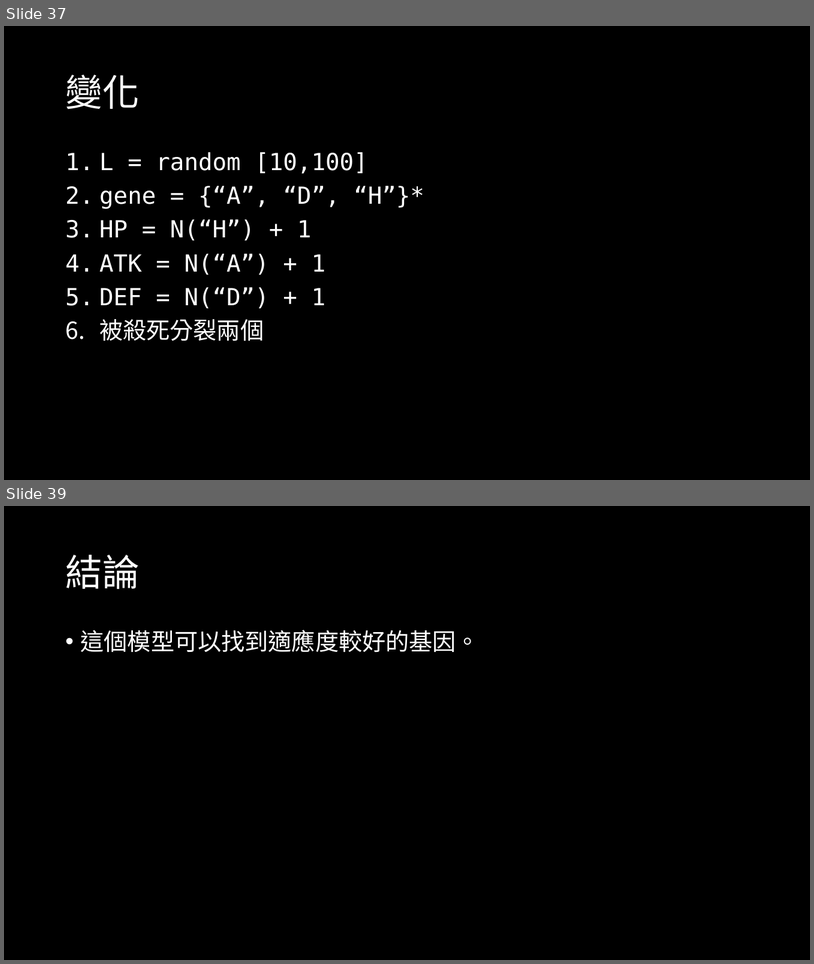
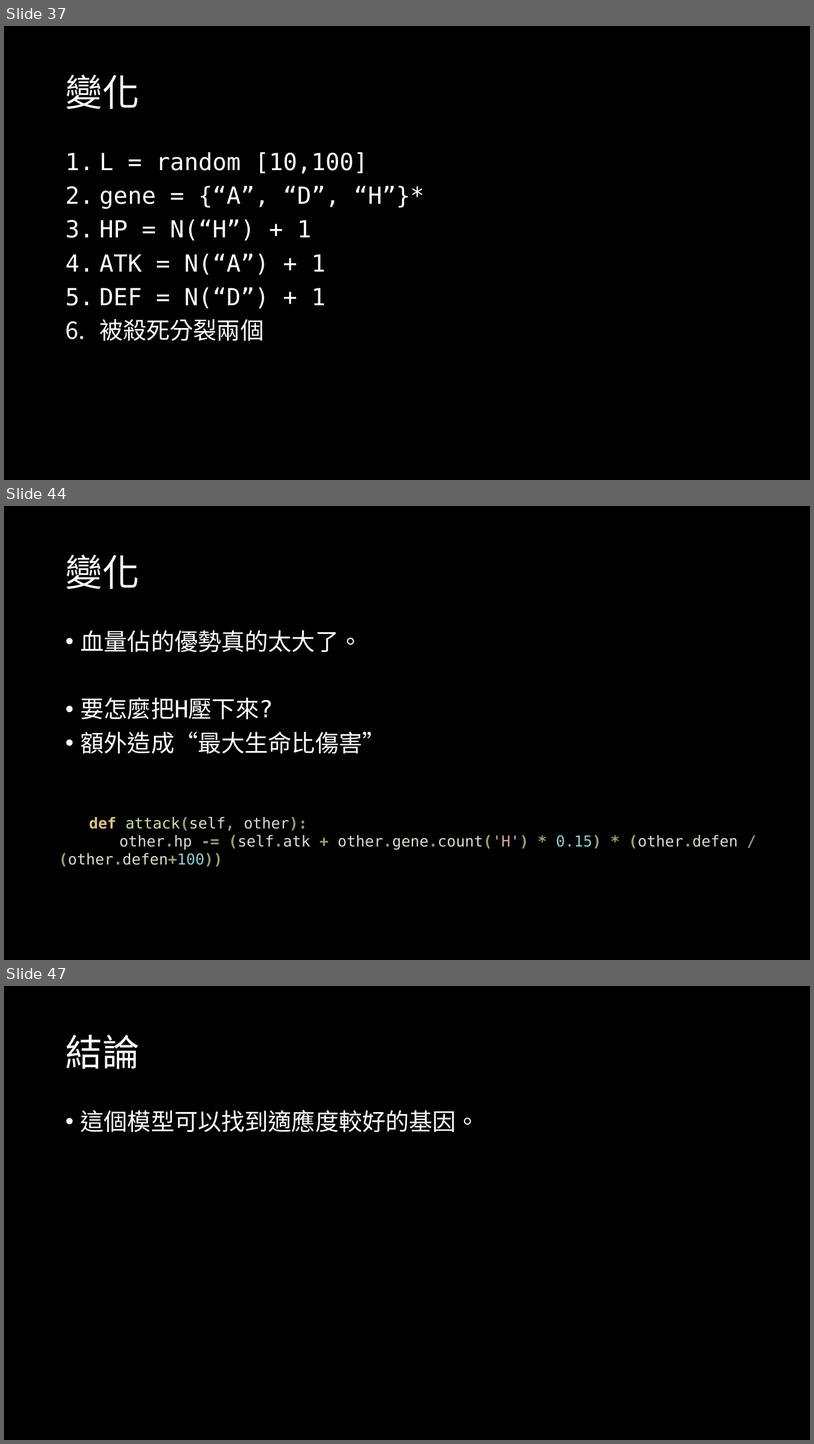
Before and after one commit to OEmiliatanO/CSE_intro_to_AI, a slide deck: 人工智慧導論期末報告 B103040012 謝承翰.pptx. Shown one above the other, each under a label of ours: slides 37 and 39 before the commit, slides 37, 44 and 47 after it; the slides between them are not shown. The pictures are 814x964 and 814x1444 pixels, drawn with LibreOffice and Linux fonts; fonts in the diff are those of the drawing. Boxes give left, top, right and bottom in pixels: in the first picture for what was removed or moved away, otherwise in the second. Text is boxed around its words. In the diff, an @@ line names an element or a change of style, - is before the commit and + after.

```diff
--- a/人工智慧導論期末報告 B103040012 謝承翰.pptx
+++ b/人工智慧導論期末報告 B103040012 謝承翰.pptx
@@ slide 44 added at (x1=4, y1=506, x2=810, y2=960), background #000000 @@
@@ title added at (x1=65, y1=555, x2=139, y2=589), 44 pt, text #FFFFFF @@
+變化
@@ text added at (x1=81, y1=630, x2=386, y2=754), 28 pt, text #FFFFFF @@
+• 血量佔的優勢真的太大了。
+• 要怎麼把H壓下來?
+• 額外造成“最大生命比傷害”
@@ text added at (x1=59, y1=816, x2=738, y2=867), 18 pt, text #DCDCCC @@
+def attack(self, other):
+other.hp -= (self.atk + other.gene.count('H') * 0.15) * (other.defen / (other.defen+100))
@@ what was slide 39 is now slide 47 @@
```
Also in this commit, not shown: 11 slides changed, 7 other slides added.
